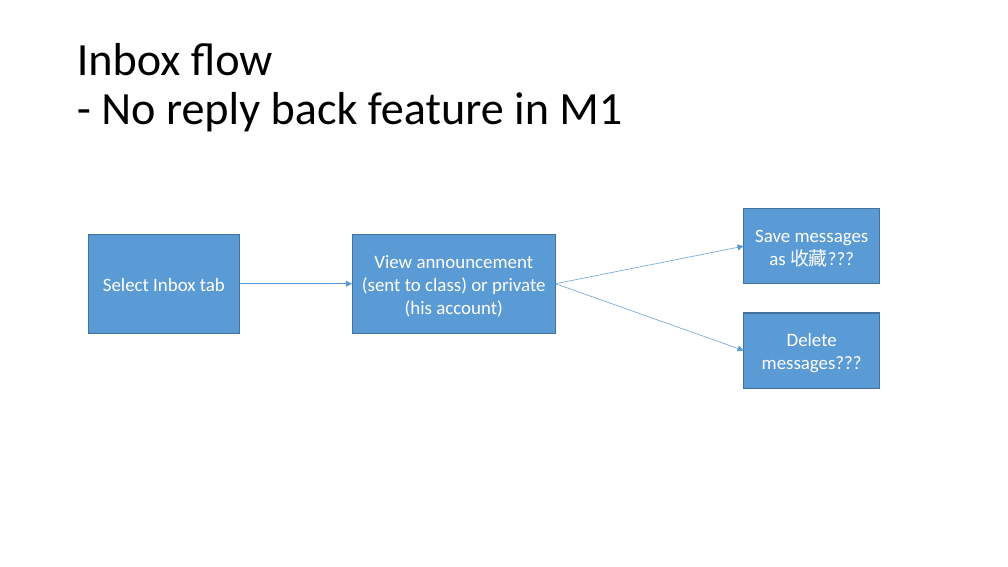
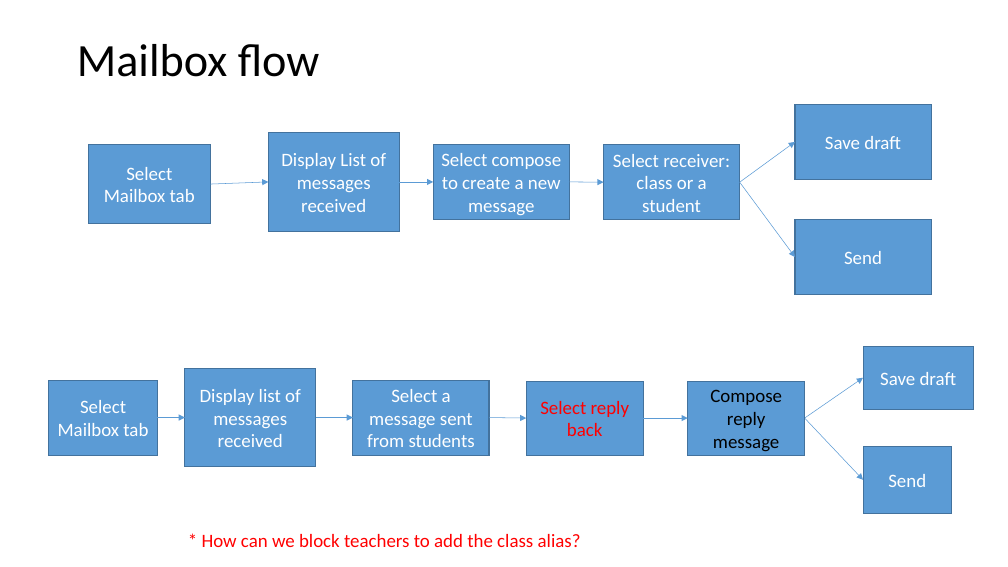
Before and after one commit to Wu-Fei/Parrot-Wireframe, a slide deck: slide 4 of Admin tool flow.pptx. Drawn at 1008x567 pixels with LibreOffice and Linux fonts; fonts in the diff are those of the drawing. Boxes give left, top, right and bottom in pixels: in the first picture for what was removed or moved away, otherwise in the second. Text is boxed around its words. In the diff, an @@ line names an element or a change of style, - is before the commit and + after.

Commit message:
update for Admin flow and wireframe

```diff
--- a/Admin tool flow.pptx
+++ b/Admin tool flow.pptx
@@ title at (77,44,320,77): text changed @@
-Inbox flow
-- No reply back feature in M1
+Mailbox flow
@@ rectangle added at (796,104,932,179), fill #5B9BD5, outline #43739E 1 pt, 18 pt, text #FFFFFF @@
+Save draft
@@ rectangle "Select Mailbox tab": place and size @@
-rectangle "Select Mailbox tab" at (88,234,240,333)
+rectangle "Select Mailbox tab" at (88,144,211,224)
@@ rectangle added at (268,132,399,231), fill #5B9BD5, outline #43739E 1 pt, 18 pt, text #FFFFFF @@
+Display List of messages received
@@ rectangle added at (433,144,569,219), fill #5B9BD5, outline #43739E 1 pt, 18 pt, text #FFFFFF @@
+Select compose to create a new message
@@ rectangle added at (603,144,740,219), fill #5B9BD5, outline #43739E 1 pt, 18 pt, text #FFFFFF @@
+Select receiver: class or a student
@@ arrow added from (740, 182) to (796, 142), #5B9BD5 0.5 pt @@
@@ text in rectangle at (104,167,195,202): text changed @@
-Select Inbox tab
+Select Mailbox tab
@@ arrow moved from (240, 284) - (352, 284) to (210, 185) - (268, 182) @@
@@ arrow moved from (556, 284) - (744, 247) to (399, 182) - (433, 182) @@
@@ arrow added from (569, 182) to (603, 182), #5B9BD5 0.5 pt @@
@@ arrow added from (740, 182) to (796, 257), #5B9BD5 0.5 pt @@
@@ rectangle removed at (744,209,880,284) @@
-Save messages as 收藏???
@@ rectangle removed at (352,234,556,333) @@
-View announcement (sent to class) or private (his account)
@@ rectangle added at (796,219,932,294), fill #5B9BD5, outline #43739E 1 pt, 18 pt, text #FFFFFF @@
+Send
@@ arrow removed from (556, 284) to (744, 351) @@
@@ rectangle removed at (744,313,880,388) @@
-Delete messages???
@@ rectangle added at (864,346,974,409), fill #5B9BD5, outline #43739E 1 pt, 18 pt, text #FFFFFF @@
+Save draft
@@ rectangle added at (49,380,157,455), fill #5B9BD5, outline #43739E 1 pt, 18 pt, text #FFFFFF @@
+Select Mailbox tab
@@ rectangle added at (185,368,316,467), fill #5B9BD5, outline #43739E 1 pt, 18 pt, text #FFFFFF @@
+Display list of messages received
@@ rectangle added at (353,380,489,455), fill #5B9BD5, outline #43739E 1 pt, 18 pt, text #FFFFFF @@
+Select a message sent from students
@@ rectangle added at (526,381,644,455), fill #5B9BD5, outline #43739E 1 pt, 18 pt, text #FF0000 @@
+Select reply back
@@ rectangle added at (688,381,805,455), fill #5B9BD5, outline #43739E 1 pt, 18 pt, text #000000 @@
+Compose reply message
@@ arrow added from (805, 418) to (864, 378), #5B9BD5 0.5 pt @@
@@ arrow added from (157, 417) to (185, 417), #5B9BD5 0.5 pt @@
@@ arrow added from (315, 417) to (353, 417), #5B9BD5 0.5 pt @@
@@ arrow added from (489, 417) to (526, 418), #5B9BD5 0.5 pt @@
@@ arrow added from (644, 418) to (688, 418), #5B9BD5 0.5 pt @@
@@ arrow added from (805, 418) to (864, 480), #5B9BD5 0.5 pt @@
@@ rectangle added at (864,446,952,513), fill #5B9BD5, outline #43739E 1 pt, 18 pt, text #FFFFFF @@
+Send
@@ text added at (202,534,581,547), 18 pt, text #FF0000 @@
+* How can we block teachers to add the class alias?
```
Also in this commit, not shown: 3 other slides changed, 2 slides added, 2 slides removed, 2 other files.
